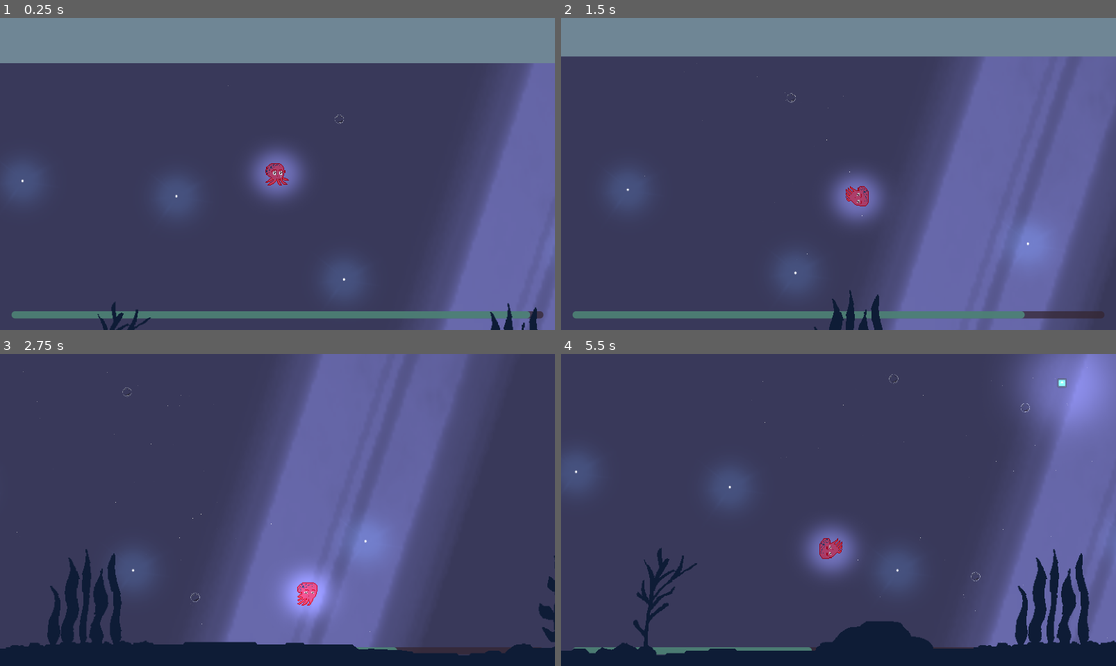
Above: before the commit, frames 1-4 (two rows, left to right).
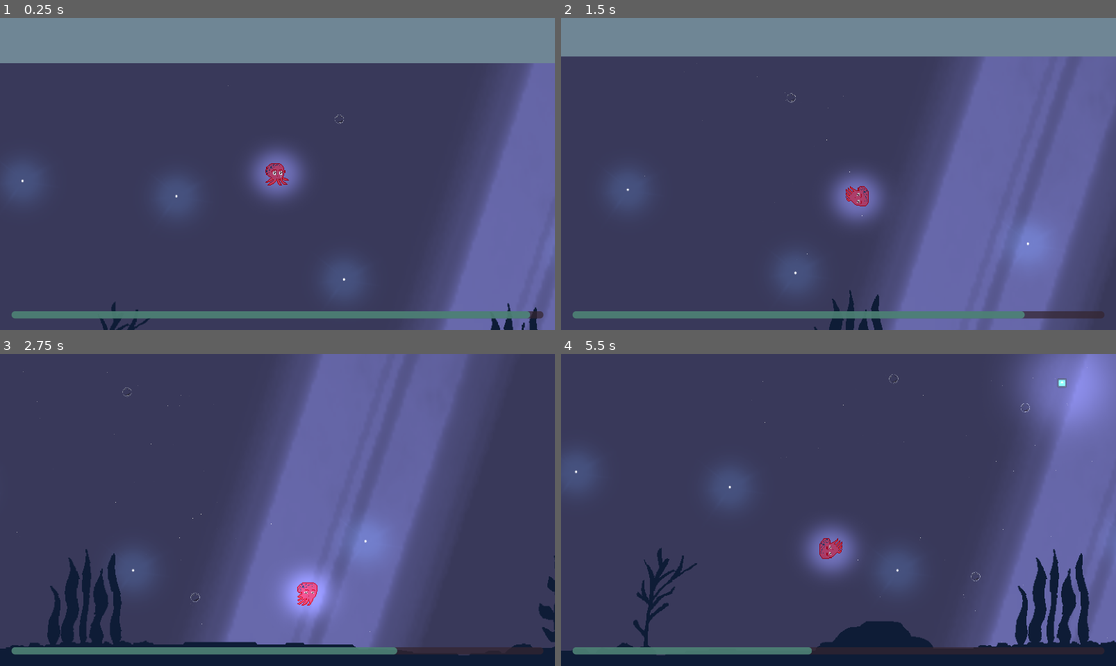
Above: after the commit, the same moments.

Repository: alfroids/tidal-storm
Game: Godot game, scene res://scenes/levels/main.tscn
Two runs of this game, one before a commit and one after it. Both use one fixed random seed, a clock stepped at 60 frames per second and the inputs below. The engine's default icon, where the game draws it, is replaced by a stand-in: a white triangle on a blue panel in a dark square.
Inputs:
- Up to frame 1 (0.25 s): no input
- Up to frame 2 (1.5 s): hold D (move_right) 0.53-1.28 s; tap Space (dash) at 0.6, 1.35 s; hold S (move_down) from 1.28 s (still down)
- Up to frame 3 (2.75 s): release S (move_down) at 2.03 s; hold D (move_right) from 2.03 s (still down); tap Space (dash) at 2.1 s
- Up to frame 4 (5.5 s): release D (move_right) at 2.78 s; hold W (move_up) 2.78-3.53 s; tap Space (dash) every 0.75 s from 2.85 to 5.1 s; hold A (move_left) 3.53-5.03 s; hold S (move_down) from 5.03 s (still down)

The runs differ from the first frame. In frame 1, 0.1% of the frame differs, in the area x 17-97%, y 93-97%; in frame 2, 0.1%; in frame 3, 1.9%, in the area x 2-98%, y 93-97%; in frame 4, 1.8%.

Commit message:
UI layer above all others

Diff:
--- a/scenes/levels/main.tscn
+++ b/scenes/levels/main.tscn
@@ -83,8 +83,13 @@
 
 [node name="CanvasCycles" parent="." instance=ExtResource("8_jit2o")]
 
+[node name="ParallaxBackground" parent="." instance=ExtResource("3_id7vp")]
+layer = 3
+offset = Vector2(-1920, 0)
+transform = Transform2D(1, 0, 0, 1, -1920, 0)
+
 [node name="UI" type="CanvasLayer" parent="."]
-layer = 2
+layer = 10
 
 [node name="GameInfo" parent="UI" instance=ExtResource("8_du70m")]
 
@@ -92,9 +97,4 @@
 
 [node name="GameOver" parent="UI" instance=ExtResource("9_adtxi")]
 
-[node name="ParallaxBackground" parent="." instance=ExtResource("3_id7vp")]
-layer = 3
-offset = Vector2(-1920, 0)
-transform = Transform2D(1, 0, 0, 1, -1920, 0)
-
 [editable path="BoatManager"]
